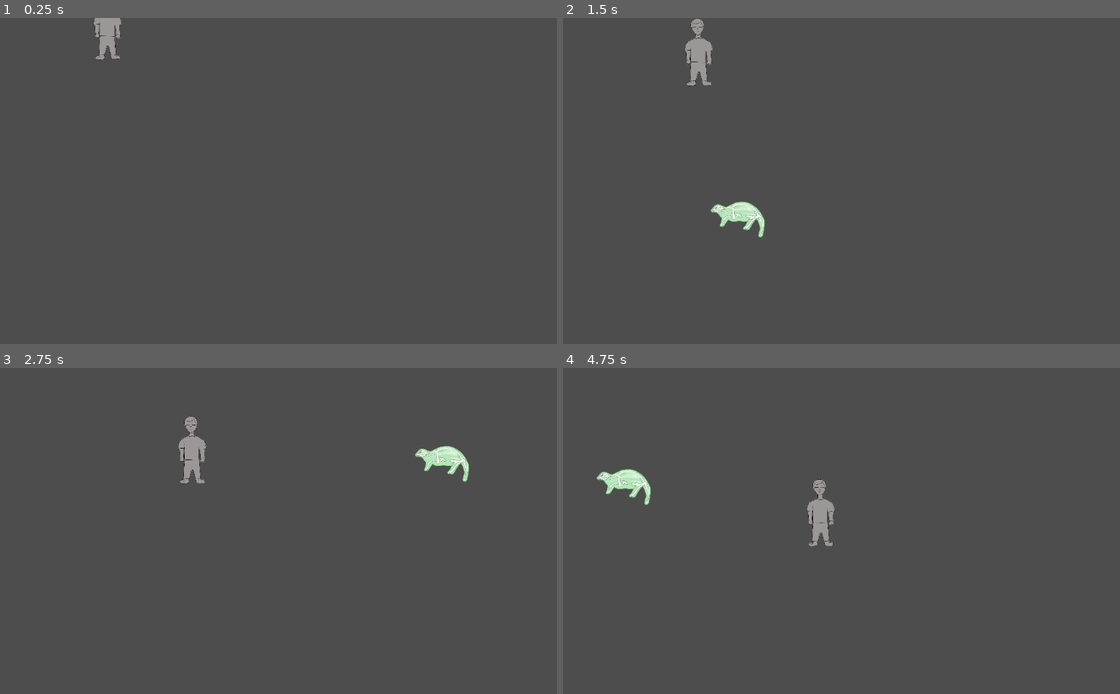
Above: before the commit, frames 1-4 (two rows, left to right).
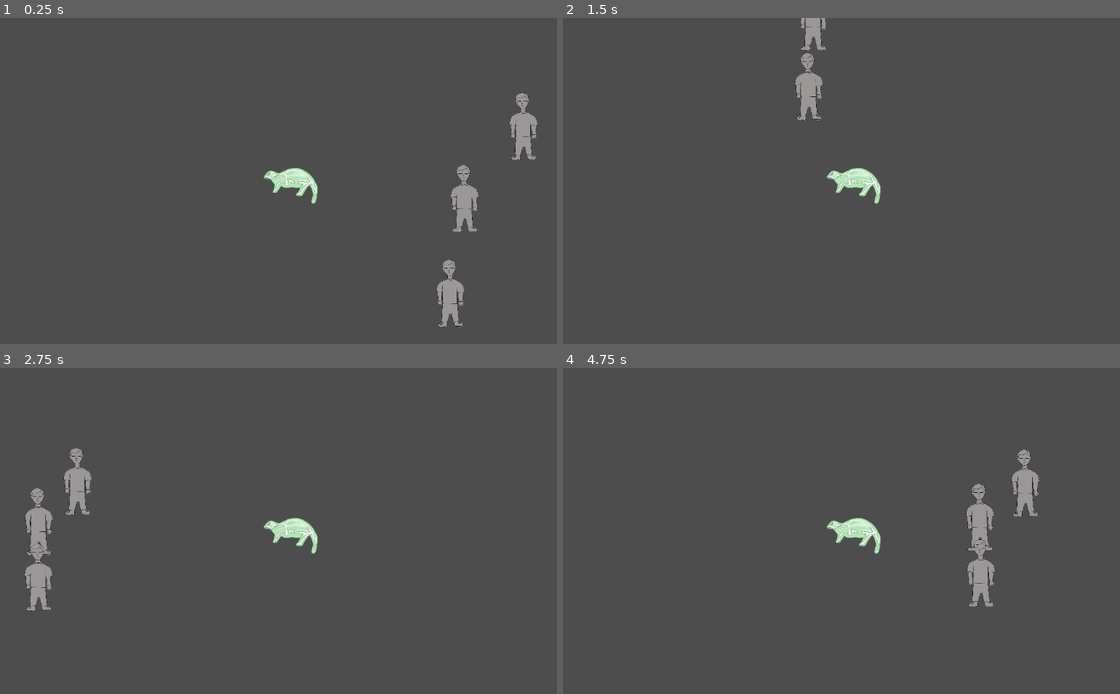
Above: after the commit, the same moments.

Repository: NickyZemenski/turtpocalypse
Game: Godot game, scene res://scene/MainGame.tscn
Two runs of this game, one before a commit and one after it. Both use one fixed random seed, a clock stepped at 60 frames per second and the inputs below.
Inputs (mouse positions are in pixels of both pictures, inside the frame that each line leads up to):
- Up to frame 1 (0.25 s): no input
- Up to frame 2 (1.5 s): move the mouse to (980, 164) at 0.52 s; hold D (moveRight) 0.53-1.28 s; click (980, 164) at 0.6 s; move the mouse to (735, 197) at 1.27 s; hold S (moveDown) from 1.28 s (still down); click (735, 197) at 1.35 s
- Up to frame 3 (2.75 s): move the mouse to (350, 459) at 2.02 s; release S (moveDown) at 2.03 s; hold D (moveRight) from 2.03 s (still down); click (350, 459) at 2.1 s
- Up to frame 4 (4.75 s): move the mouse to (824, 596) at 2.77 s; release D (moveRight) at 2.78 s; hold W (moveUp) 2.78-3.53 s; click (824, 596) at 2.85 s; move the mouse to (1025, 579) at 3.52 s; hold A (moveLeft) from 3.53 s (still down); click (1025, 579) at 3.6 s; move the mouse to (679, 482) at 4.27 s; click (679, 482) at 4.35 s

The runs differ from the first frame. In frame 1, 2.7% of the frame differs, in the area x 16-97%, y 0-95%; in frame 2, 2.5%; in frame 3, 3.4%, in the area x 4-85%, y 14-75%; in frame 4, 3.3%.

Commit message:
minor ( ͡° ͜ʖ ͡°)  changes
+ HP changed to hp as per requested

Diff:
--- a/scene/MainGame.tscn
+++ b/scene/MainGame.tscn
@@ -7,8 +7,16 @@
 [node name="MainGame" type="Node2D" unique_id=1867307061]
 script = ExtResource("1_6fdoo")
 
+[node name="Player" parent="." unique_id=46295907 instance=ExtResource("1_ud66n")]
+position = Vector2(-132, -19)
+
+[node name="Camera2D" type="Camera2D" parent="Player" unique_id=107941109]
+
 [node name="Enemy" parent="." unique_id=447794542 instance=ExtResource("3_ud66n")]
 position = Vector2(251, 21)
 
-[node name="Player" parent="." unique_id=46295907 instance=ExtResource("1_ud66n")]
-position = Vector2(-132, -19)
+[node name="Enemy2" parent="." unique_id=117482738 instance=ExtResource("3_ud66n")]
+position = Vector2(216, 227)
+
+[node name="Enemy3" parent="." unique_id=350881155 instance=ExtResource("3_ud66n")]
+position = Vector2(367, -135)
--- a/scripts/Player.gd
+++ b/scripts/Player.gd
@@ -1,7 +1,7 @@
 extends CharacterBody2D
 
 const SPEED = 300.0
-var HP = 3
+var hp = 3
 
 func _physics_process(delta: float) -> void:
 	# Get the input direction and handle the movement/deceleration.
--- a/scripts/enemy.gd
+++ b/scripts/enemy.gd
@@ -1,39 +1,73 @@
 extends CharacterBody2D
+
 
 @onready var hero =$"../Player"
 
 var speed :float = 150
+var isMoving = true
+var moveDelay = 0.0
+
+#add knockback variables
+var knockbackDir := Vector2.ZERO
+var knockbackTime := 0.0
+var knockbackSpeed := 400.0
+
 
 var launchSpeed :float = 415
 # Called when the node enters the scene tree for the first time.
 func _ready() -> void:
-	pass # Replace with function body.
+	add_to_group("enemies")
+	pass
 
+func _physics_process(delta):
+	if knockbackTime > 0:
+		global_position += knockbackDir * knockbackSpeed * delta
+		knockbackTime -= delta
 
-# Called every frame. 'delta' is the elapsed time since the previous frame.
-func _process(delta: float) -> void:
-	_MoveTowards(hero, delta)
+		if knockbackTime <= 0:
+			moveDelay = 0.2
 
-func _MoveTowards(target,delta)->void:
-	if (position != target.position):
-		var direction: Vector2 = global_position.direction_to(target.global_position)
+		return
+	if moveDelay > 0:
+		moveDelay -= delta
+		if moveDelay <= 0:
+			isMoving = true
+		return
+
+	if isMoving:
+		var direction = global_position.direction_to(hero.global_position)
 		global_position += direction * speed * delta
 
+func applyKnockback(from_position: Vector2):
+	knockbackDir = (global_position - from_position).normalized()
+	knockbackTime = 0.25
+	isMoving = false
+# Called every frame. 'delta' is the elapsed time since the previous frame.
+#func _process(delta: float) -> void:
+	#if isMoving:
+		#_MoveTowards(hero, delta)
 
+#func _MoveTowards(target,delta)->void:
+	#if (position != target.position):
+		#var direction: Vector2 = global_position.direction_to(target.global_position)
+		#global_position += direction * speed * delta
+#func _MoveTowardsTwo(target,delta)->void:
+	#if (position != target.position):
+		#position = position.lerp(target.position, speed* delta)
 
-
-func _MoveTowardsTwo(target,delta)->void:
-	if (position != target.position):
-		position = position.lerp(target.position, speed* delta)
-
-func _MoveTowardsThree(target,delta)->void:
+#func _MoveTowardsThree(target,delta)->void:
 	#if (position != target.position):
-	pass
+	#pass
 
 
 
 func _on_area_2d_body_entered(body: Node2D) -> void:
-	hero.HP -= 1
-	print(hero.HP)
-	if hero.HP <= 0:
+
+	get_tree().call_group("enemies", "applyKnockback", hero.global_position)
+
+	hero.hp -= 1
+	print(hero.hp)
+
+
+	if hero.hp <= 0:
 		print("You died!")
